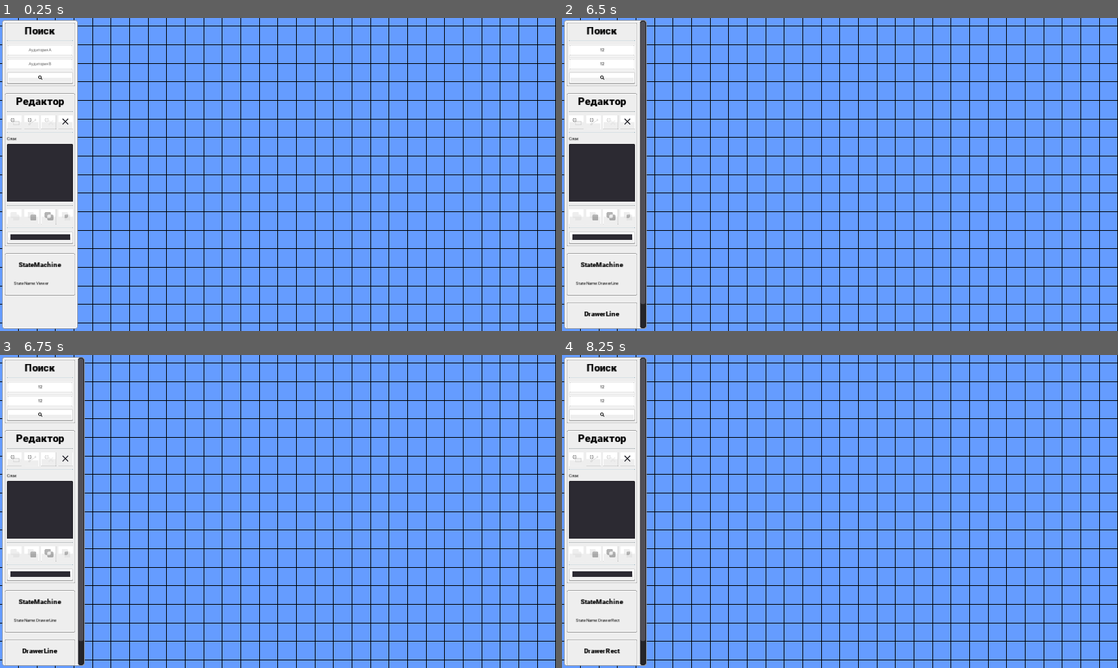
Above: before the commit, frames 1-4 (two rows, left to right).
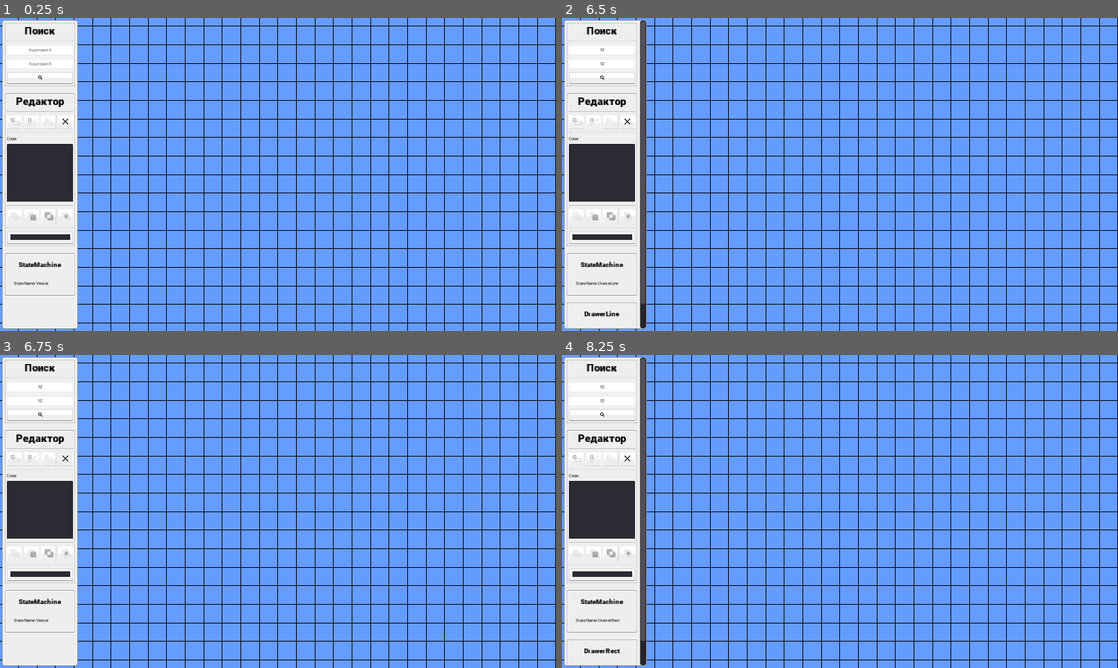
Above: after the commit, the same moments.

Repository: nikolai-in/MapDemo
Game: Godot game, scene res://src/Main/Main.tscn
Same seed, same stepped clock (60 frames per second), same inputs: the game is played once before the commit and once after it.
Inputs (mouse positions are in pixels of both pictures, inside the frame that each line leads up to):
- Up to frame 1 (0.25 s): no input
- Up to frame 2 (6.5 s): click (600, 49) at 0.52 s; type "12" at 0.6 s; click (600, 64) at 0.75 s; type "12" at 0.83 s; click (628, 121) at 1.25 s; click "" at 2 s; click (578, 121) at 2.75 s; click (595, 121) at 3.5 s; click "" at 4.25 s; click (578, 121) at 5 s; click (595, 121) at 5.75 s
- Up to frame 3 (6.75 s): click (66, 458) at 6.5 s
- Up to frame 4 (8.25 s): click "" at 7.25 s; click (578, 458) at 8 s

Frames 1-2 are identical in both runs. In frame 3, 1.5% of the frame differs, in the area x 0-16%, y 0-100%; in frame 4, nothing differs.

Commit message:
:adhesive_bandage: Fix some bugs

Diff:
--- a/app/src/Main/DrawerRect.gd
+++ b/app/src/Main/DrawerRect.gd
@@ -17,11 +17,9 @@
 		if event.is_pressed():
 			if event.button_index == BUTTON_LEFT:
 				start_pos = MapCanvas.get_global_mouse_position()
-				print_debug("Start: ", start_pos)
 		if !event.is_pressed():
 			if event.button_index == BUTTON_LEFT:
 				end_pos = MapCanvas.get_global_mouse_position()
-				print_debug("End: ", end_pos)
 				MapCanvas.add_child(add_rect(start_pos, end_pos, color_picker.color))
 				_state_machine.transition_to("Viewer")
 	if event is InputEventMouseMotion:
--- a/app/src/Main/Selection.gd
+++ b/app/src/Main/Selection.gd
@@ -7,15 +7,20 @@
 
 func _on_Tree_multi_selected(item: TreeItem, column: int, selected: bool) -> void:
 	_state_machine.transition_to("Selection")
-	var origin = item.get_metadata(column)
-	if origin is Polygon2D:
-		if selected:
-			origin.self_modulate = Color( 2, 2, 2, 0.99 )
-			selection.append(origin)
-		else:
-			origin.self_modulate = Color( 1, 1, 1, 1 )
-			selection.remove(selection.find(origin))
-	print_debug(selection)
+	if is_instance_valid(item.get_metadata(column)):
+		var origin = item.get_metadata(column)
+		if is_instance_valid(origin) && origin is Polygon2D:
+			if selected:
+				print("\n1111111111\n", origin, selected, "\n1111111111\n")
+				origin.self_modulate = Color( 2, 2, 2, 0.99 )
+				selection.append(origin)
+			else:
+				print("\n000000000000\n", origin, selected, "\nn000000000000\n")
+				origin.self_modulate = Color( 1, 1, 1, 1 )
+				selection.remove(selection.find(origin))
+	else:
+		item.free()
+	print("\n:::::::::\n", selection, "\n:::::::::\n")
 
 
 func enter(msg: Dictionary = {}) -> void:
@@ -34,7 +39,6 @@
 	if event is InputEventMouseButton:
 		if event.is_pressed():
 			if event.button_index == BUTTON_LEFT:
-					print_debug("VIEWER")
 					_state_machine.transition_to("Viewer")
 
 
@@ -49,9 +53,12 @@
 func _on_Unite_pressed() -> void:
 	if len(selection) > 1:
 		selection[0].polygon = merge_polygons(selection)
-		selection.pop_front()
+		# print("\n????????????????????\n",selection,"\n????????????????????\n")
+		selection.pop_at(0)
 		for poly in selection:
+			# print("\n!!!!!!!!!!!!!!!!!\n",poly,"\n!!!!!!!!!!!!!!!!!\n")
 			poly.queue_free()
+			selection.pop_at(selection.find(poly))
 		_state_machine.transition_to("Viewer")
 
 
@@ -84,3 +91,5 @@
 		for polygon in selection:
 			polygon.free()
 			layers.update()
+			selection.pop_at(selection.find(polygon))
+	_state_machine.transition_to("Viewer")
--- a/app/src/Main/StateMachine/Viewer.gd
+++ b/app/src/Main/StateMachine/Viewer.gd
@@ -23,14 +23,15 @@
 
 
 func enter(msg: Dictionary = {}) -> void:
+	var sel: = get_node("../Selection")
 	for btn in buttons:
 		btn.pressed = false
-	get_node("../../UI/Sidebar/ScrollContainer/Column/Editor/Margin/Column/Layers/Tree").update()
-	var sel: = get_node("../Selection")
-	for item in sel.selection:
+	for item in get_node("../../MapCanvas").get_children(): # sel.selection:
 		if is_instance_valid(item):
 			item.self_modulate = Color( 1, 1, 1, 1 )
 	sel.selection.clear()
+	get_node("../../UI/Sidebar/ScrollContainer/Column/Editor/Margin/Column/Layers/Tree").update()
+
 
 
 func exit() -> void:
